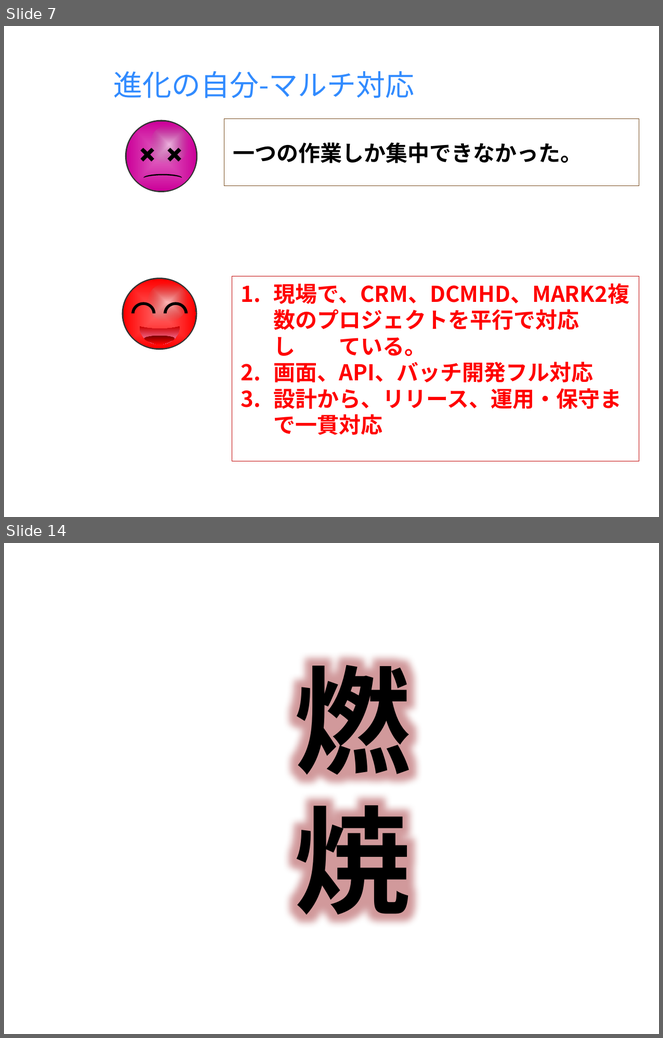
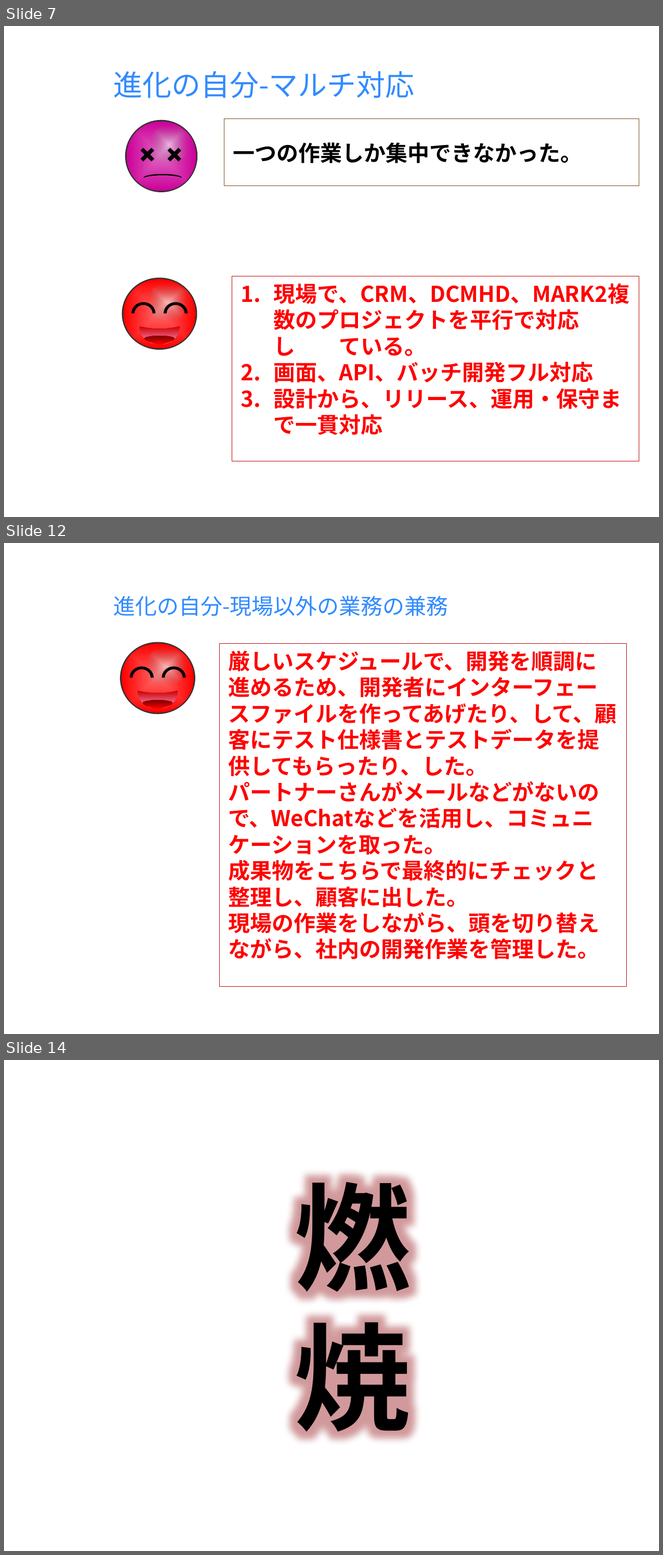
Before and after one commit to milo-bb/test, a slide deck: 昇格プレゼン(徐洋)_new.pptx. Shown one above the other, each under a label of ours: slides 7 and 14 before the commit, slides 7, 12 and 14 after it; the slides between them are not shown. The pictures are 663x1038 and 663x1555 pixels, drawn with LibreOffice and Linux fonts; fonts in the diff are those of the drawing; background and template pictures are left out. Boxes give left, top, right and bottom in pixels: in the first picture for what was removed or moved away, otherwise in the second. Text is boxed around its words. In the diff, an @@ line names an element or a change of style, - is before the commit and + after.

```diff
--- a/昇格プレゼン(徐洋)_new.pptx
+++ b/昇格プレゼン(徐洋)_new.pptx
@@ slide 12 added at (4,543,659,1034), background picture (left out) @@
@@ title added at (113,596,449,616), 18 pt, text #318BFF @@
+進化の自分-現場以外の業務の兼務
@@ rectangle added at (220,643,627,987), outline #C00000 0.75 pt, 18 pt, text #FF0000, bold @@
+厳しいスケジュールで、開発を順調に進めるため、開発者にインターフェースファイルを作ってあげたり、して、顧客にテスト仕様書とテストデータを提供してもらったり、した。
+パートナーさんがメールなどがないので、WeChatなどを活用し、コミュニケーションを取った。
+成果物をこちらで最終的にチェックと整理し、顧客に出した。
+現場の作業をしながら、頭を切り替えながら、社内の開発作業を管理した。
@@ group added at (120,642,195,714): 3 ellipses, 3 freeform shapes, 1 moon @@
```
Also in this commit, not shown: 8 slides changed, 1 other slide added, 2 slides removed.
